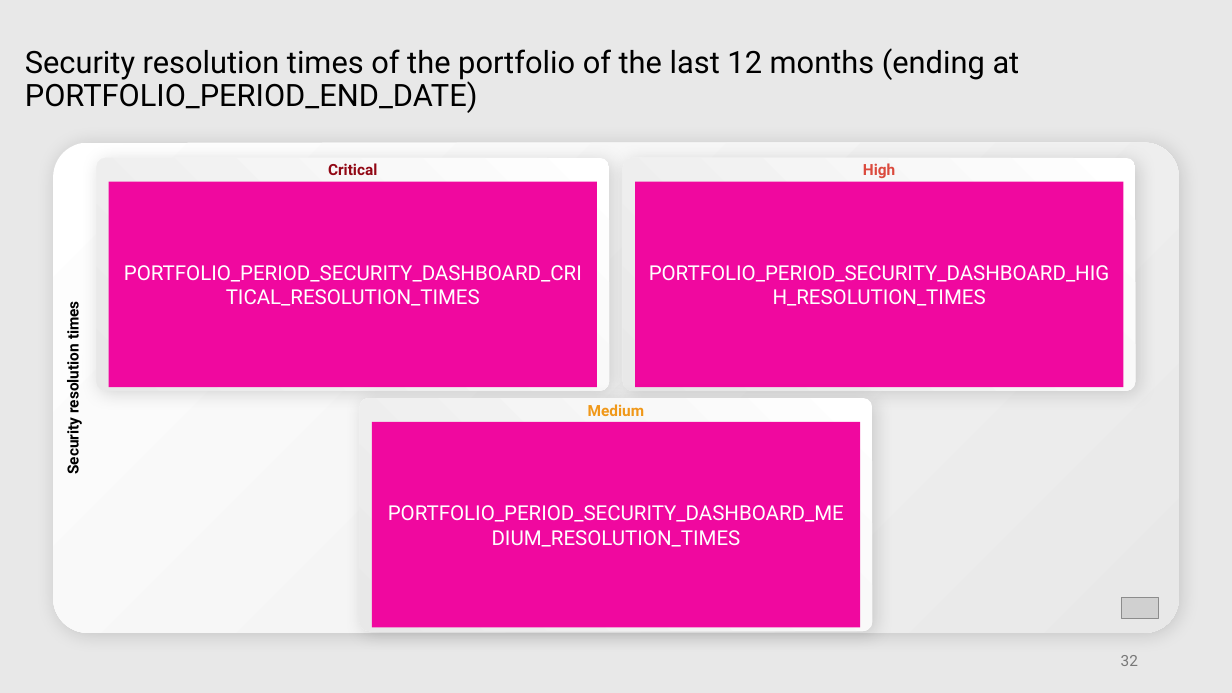
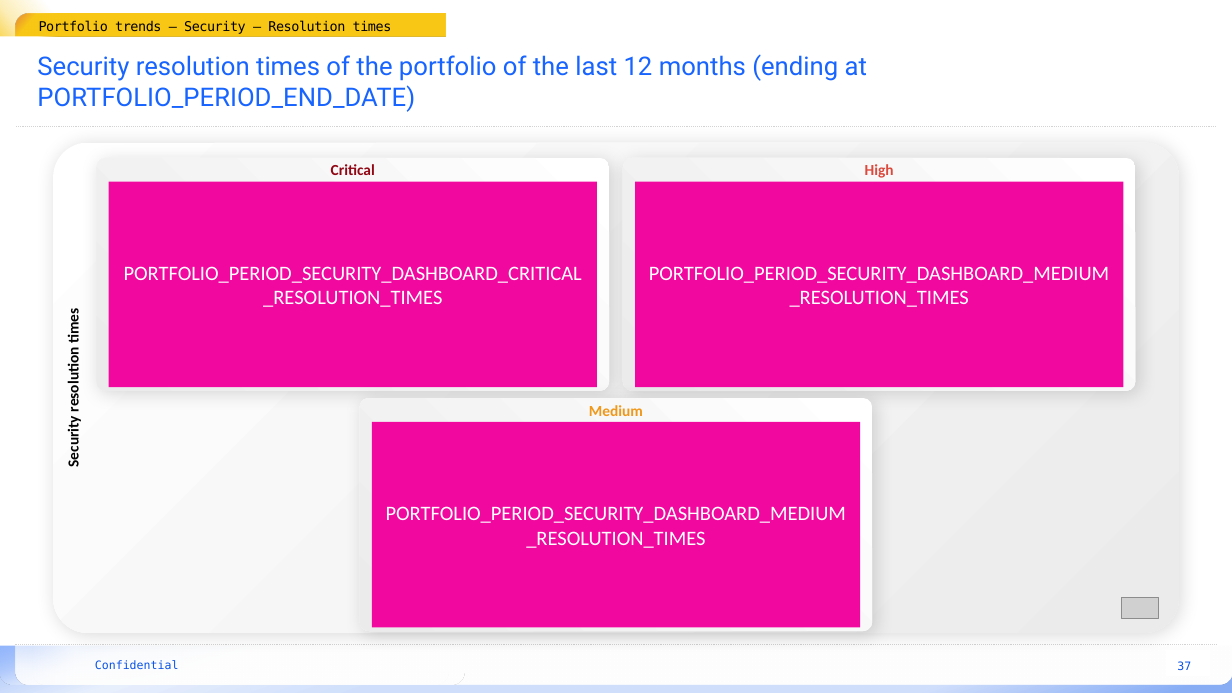
Before and after one commit to mardibiase/sigrid-integrations, a slide deck: slide 37 of report-generator/src/report_generator/presets/templates/portfolio-overview.pptx (slide 32 before the commit). Drawn at 1232x693 pixels with LibreOffice and Linux fonts; fonts in the diff are those of the drawing; grey boxes stand for pictures; background and template pictures are left out. Boxes give left, top, right and bottom in pixels: in the first picture for what was removed or moved away, otherwise in the second. Text is boxed around its words. In the diff, an @@ line names an element or a change of style, - is before the commit and + after.

```diff
--- a/report-generator/src/report_generator/presets/templates/portfolio-overview.pptx
+++ b/report-generator/src/report_generator/presets/templates/portfolio-overview.pptx
@@ background #E8E8E8 to #FFFFFF @@
@@ rectangle added at (0,0,140,43), fill gradient #F8C716 @@
@@ rounded rectangle added at (16,13,128,52), fill gradient #E88C36 to #F8C716 @@
@@ text added at (39,13,445,36), fill gradient #F8C716 to #F9C716, 10.5 pt, text #000000 @@
+Portfolio trends – Security – Resolution times
@@ rectangle added at (0,36,287,67), fill #FFFFFF @@
@@ title "Security resolution times of the ...": place and size @@
-title "Security resolution times of the ..." at (25,48,1020,113)
+title "Security resolution times of the ..." at (37,54,867,112)
@@ title "Security resolution times of the ..." at (37,54,867,112): size 24 to 20 pt, text colour #000000 to #1864FF; line spacing 0.9 to 1 @@
@@ line added from (1216, 127) to (16, 127), #D3D3D3 0.75 pt dashed @@
@@ rounded rectangle "Security resolution times" at (53,142,1178,633): font Roboto to Calibri, text colour #000000 to #020202; fill gradient #FFFFFF to #E8E8E8 to gradient #FFFFFF to #EBEBEB @@
@@ rectangle "PORTFOLIO_PERIOD_SECURITY_DASHBOARD_CRITICAL_RESOLUTION_TIME ..." at (109,182,597,388): font Roboto to Calibri @@
@@ text in rectangle at (649,266,1109,307): text changed; font Roboto to Calibri @@
-PORTFOLIO_PERIOD_SECURITY_DASHBOARD_HIGH_RESOLUTION_TIMES
+PORTFOLIO_PERIOD_SECURITY_DASHBOARD_MEDIUM_RESOLUTION_TIMES
@@ font Roboto to Calibri; fill gradient #FFFFFF to #E8E8E8 to gradient #FFFFFF to #EBEBEB in 3 elements at (96,158,609,391), (623,158,1136,391), (360,398,872,631) @@
@@ rectangle "PORTFOLIO_PERIOD_SECURITY_DASHBOARD_MEDIUM_RESOLUTION_TIMES" at (372,422,860,628): font Roboto to Calibri @@
@@ rectangle added at (0,486,1232,646), fill #FFFFFF @@
@@ rectangle added at (0,640,1232,693), fill gradient #B8CEF9 to #E7EFFD to #CFDEFB to #88ADF5 @@
@@ rounded rectangle added at (0,631,1232,685), fill gradient #74A2FF to #E7EFFD to #FFFFFF @@
@@ line added from (15, 645) to (1218, 645), #D3D3D3 0.75 pt dashed @@
@@ rounded rectangle added at (16,632,448,685), fill gradient #FFFFFF @@
@@ rounded rectangle added at (32,632,465,685), fill gradient #FFFFFF @@
@@ page number removed at (1121,655,1138,666) @@
-32
@@ rectangle added at (1166,650,1212,677), fill #FFFFFF @@
@@ text added at (95,660,179,669), 9 pt, text #0B54E6 @@
+Confidential
@@ page number added at (1177,661,1191,670), 9 pt, text #0B54E6 @@
+37
```
Also in this commit, not shown: 29 other slides changed, 7 slides added, 4 slides removed, 1 other file.
